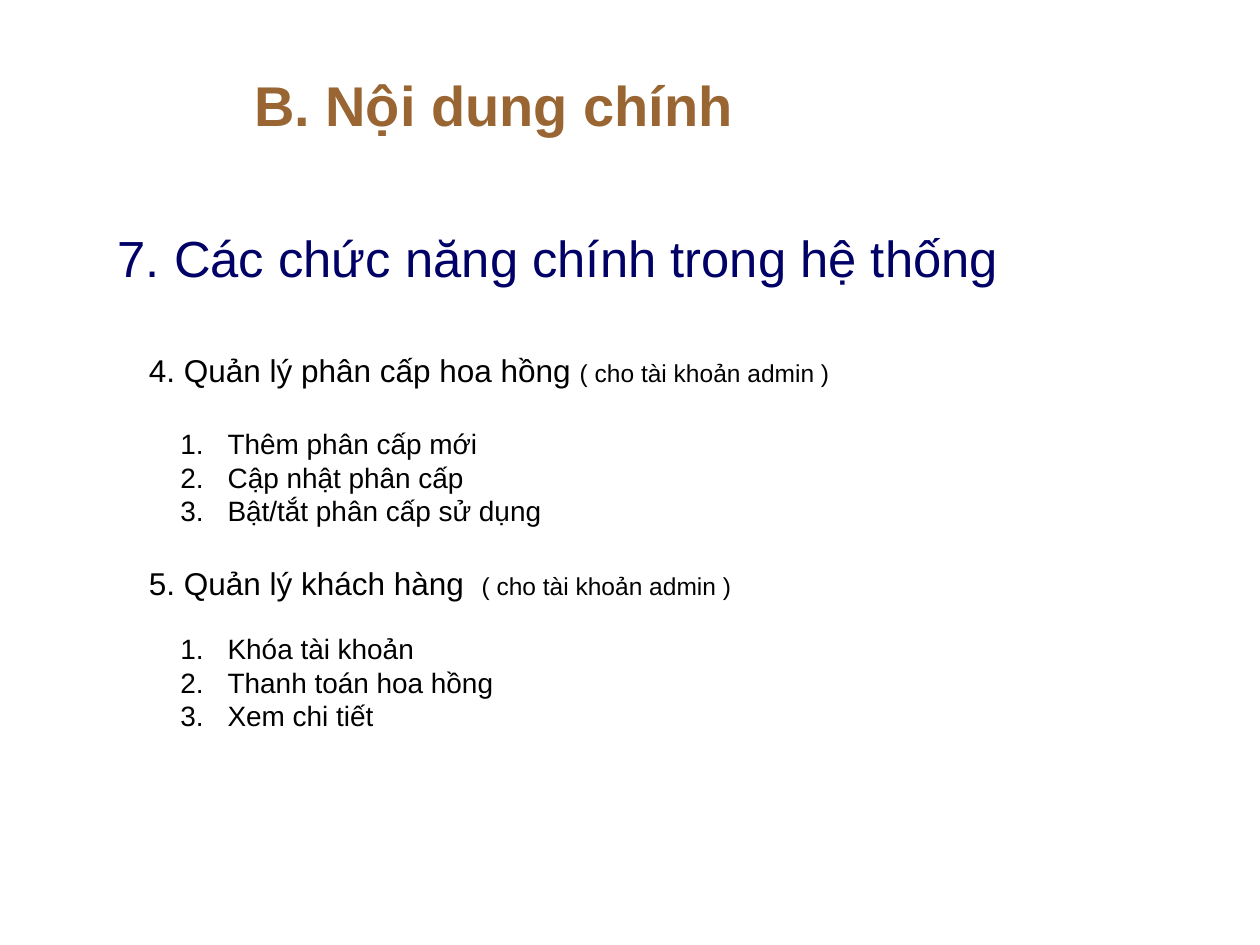
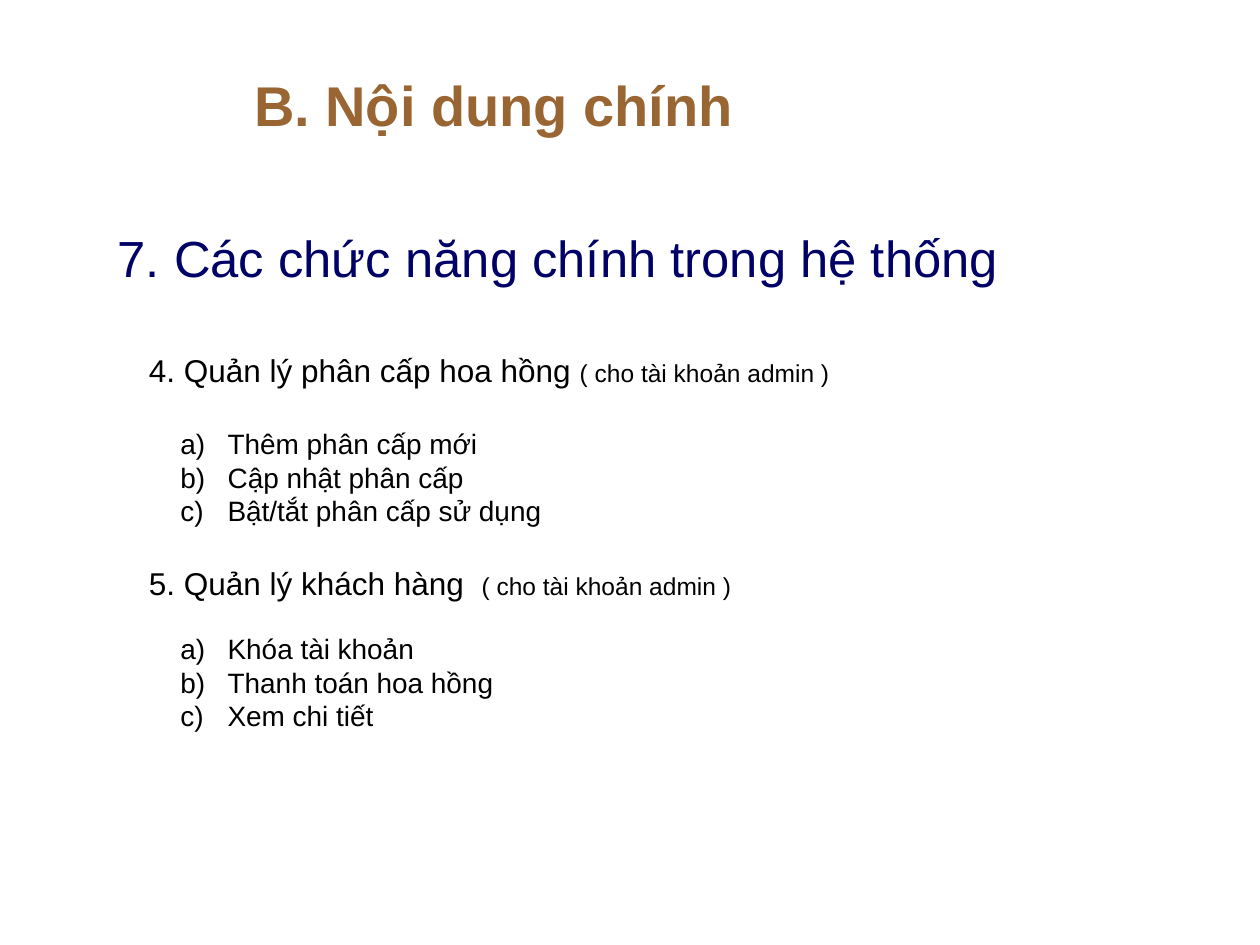
Before and after one commit to khanhpro1996ct/luanvanTN, a slide deck: slide 24 of SlideBaoCaoLVTN_NguyenQuocKhanh.pptx. Drawn at 1260x945 pixels with LibreOffice and Linux fonts; fonts in the diff are those of the drawing; background and template pictures are left out. Boxes give left, top, right and bottom in pixels: in the first picture for what was removed or moved away, otherwise in the second. Text is boxed around its words. In the diff, an @@ line names an element or a change of style, - is before the commit and + after.

```diff
--- a/SlideBaoCaoLVTN_NguyenQuocKhanh.pptx
+++ b/SlideBaoCaoLVTN_NguyenQuocKhanh.pptx
@@ text "Thêm phân cấp mới" at (x1=228, y1=432, x2=541, y2=527): bullet 1. to a) @@
@@ text "Khóa tài khoản" at (x1=228, y1=638, x2=493, y2=727): bullet 1. to a) @@
```
Also in this commit, not shown: 3 other slides changed, 5 other files.
